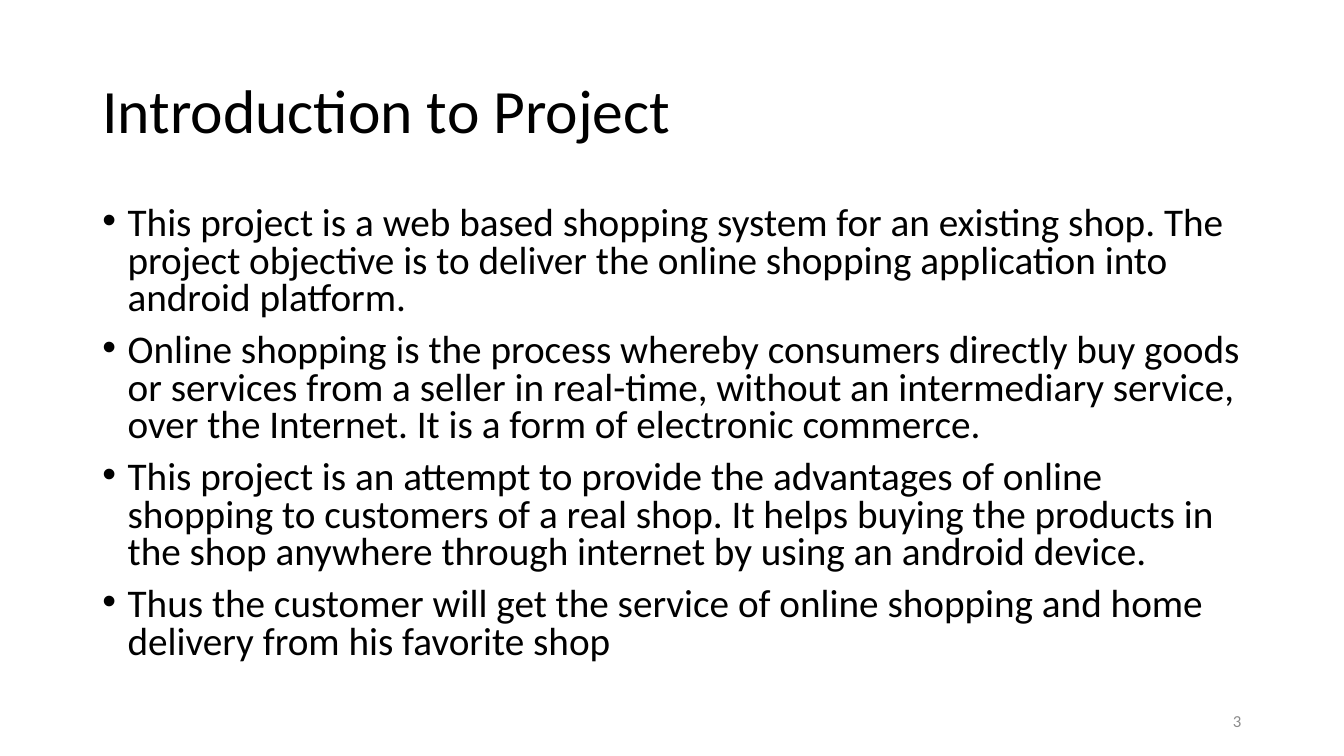
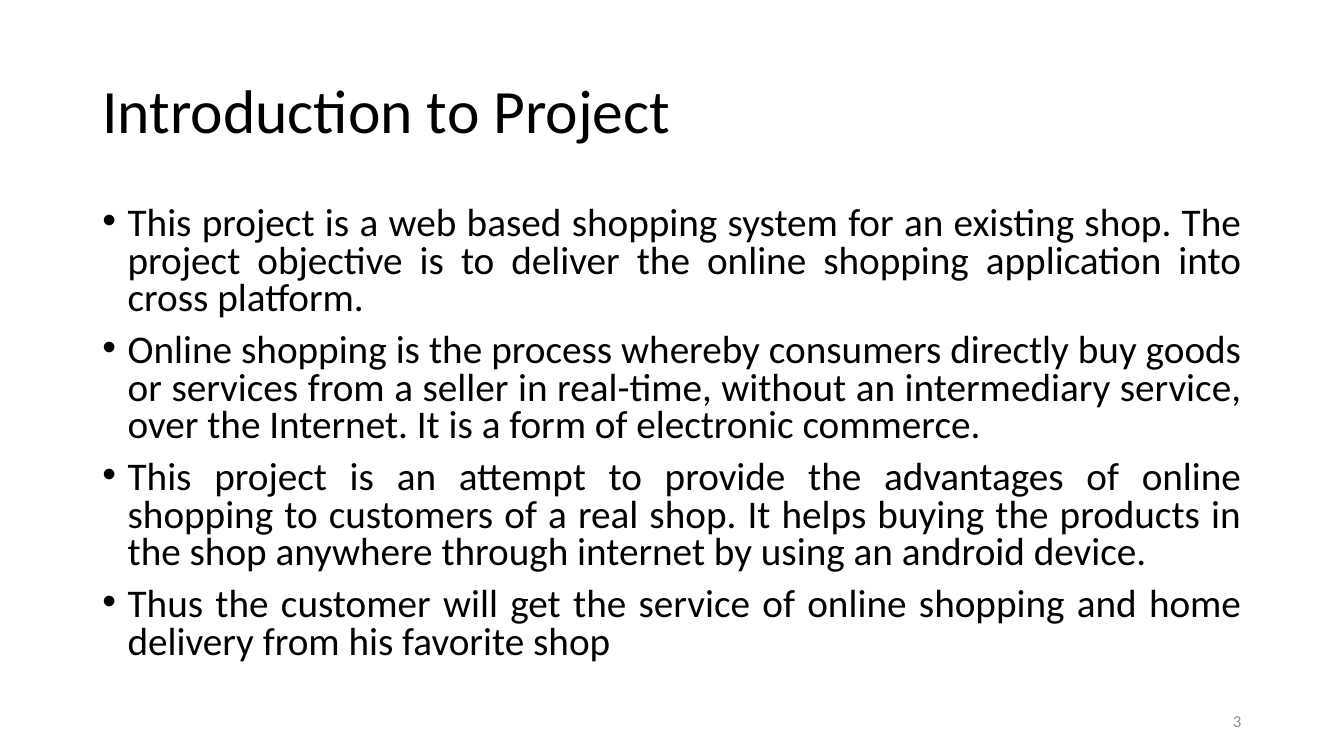
Before and after one commit to ARYANX00/web-application, a slide deck: slide 3 of Documents/Project PPT.pptx. Drawn at 1344x756 pixels with LibreOffice and Linux fonts; fonts in the diff are those of the drawing; background and template pictures are left out. Boxes give left, top, right and bottom in pixels: in the first picture for what was removed or moved away, otherwise in the second. Text is boxed around its words. In the diff, an @@ line names an element or a change of style, - is before the commit and + after.

Commit message:
final commit

```diff
--- a/Documents/Project PPT.pptx
+++ b/Documents/Project PPT.pptx
@@ text at [128,208,1241,318]: text changed @@
-• This project is a web based shopping system for an existing shop. The project objective is to deliver the online shopping application into android platform.
+• This project is a web based shopping system for an existing shop. The project objective is to deliver the online shopping application into cross platform.
@@ text at [128,335,1241,662]: alignment left to justified @@
```
Also in this commit, not shown: 2 other slides changed.
